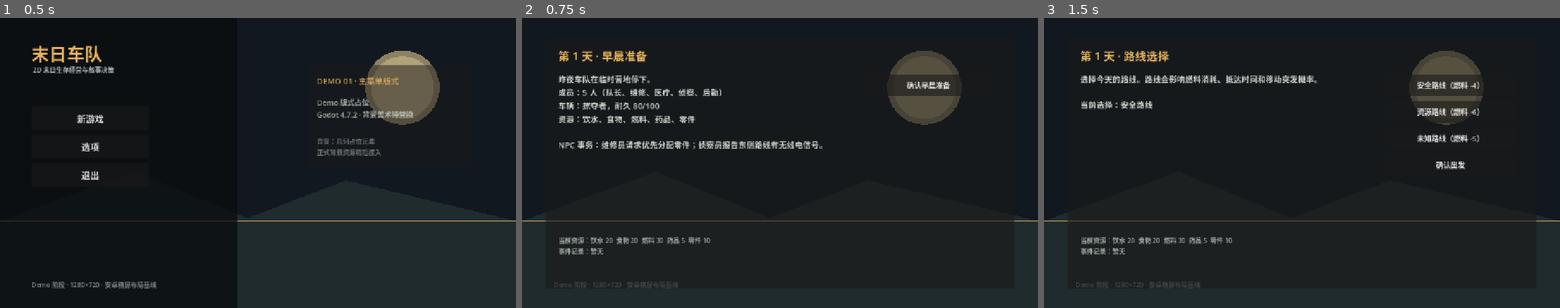
Above: before the commit, frames 1-3 (left to right).
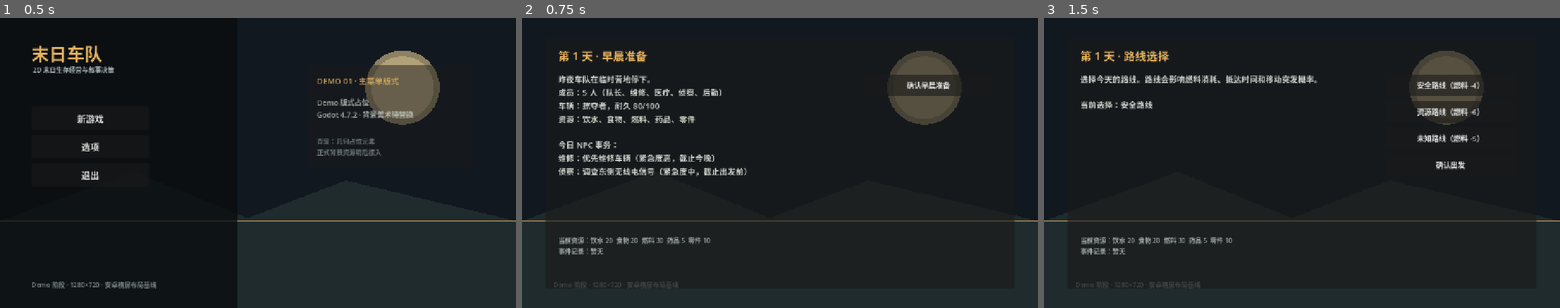
Above: after the commit, the same moments.

Repository: KaiKai306/doomsday-convoy-game
Game: Godot game, scene res://scenes/main.tscn
The game is run twice, just before and just after one commit, with the same random seed, the same clock (stepped at 60 frames per second) and the same inputs.
Inputs:
- Up to frame 1 (0.5 s): no input
- Up to frame 2 (0.75 s): click "新游戏" at 0.5 s
- Up to frame 3 (1.5 s): click "确认早晨准备" at 1.25 s

Frame 1 is identical in both runs. In frame 2, 2.1% of the frame differs, in the area x 7-59%, y 42-55%; in frame 3, nothing differs.

Commit message:
feat: add structured morning npc transactions

Diff:
--- a/data/demo_content.json
+++ b/data/demo_content.json
@@ -18,6 +18,26 @@
     "durability": 80,
     "max_durability": 100
   },
+  "morning_transactions": [
+    {
+      "id": "repair_priority",
+      "speaker": "维修",
+      "need": "零件",
+      "goal": "优先维修车辆",
+      "urgency": "高",
+      "deadline": "今晚",
+      "result": "车辆耐久和移动安全性提高"
+    },
+    {
+      "id": "radio_signal",
+      "speaker": "侦察",
+      "need": "路线信息",
+      "goal": "调查东侧无线电信号",
+      "urgency": "中",
+      "deadline": "出发前",
+      "result": "可能获得资源路线线索"
+    }
+  ],
   "routes": {
     "安全路线": {"fuel_cost": 4},
     "资源路线": {"fuel_cost": 6},
--- a/src/core/day_loop.gd
+++ b/src/core/day_loop.gd
@@ -7,6 +7,7 @@
 var content: DemoContent
 var route_choice: String = "安全路线"
 var event_log: Array[String] = []
+var daily_transactions: Array = []
 
 func _init(game_state: GameState, demo_content: DemoContent) -> void:
 	state = game_state
@@ -16,6 +17,20 @@
 	state.reset(content.initial_resources())
 	route_choice = "安全路线"
 	event_log.clear()
+	daily_transactions = content.morning_transactions()
+
+func transaction_summary() -> String:
+	if daily_transactions.is_empty():
+		return "今日暂无 NPC 事务。"
+	var lines: Array[String] = []
+	for transaction in daily_transactions:
+		lines.append("%s：%s（紧急度%s，截止%s）" % [
+			transaction.get("speaker", "未知"),
+			transaction.get("goal", "暂无目标"),
+			transaction.get("urgency", "未知"),
+			transaction.get("deadline", "未知")
+		])
+	return "\n".join(lines)
 
 func choose_route(route_name: String) -> void:
 	if route_name not in ["安全路线", "资源路线", "未知路线"]:
--- a/src/core/demo_content.gd
+++ b/src/core/demo_content.gd
@@ -39,6 +39,9 @@
 		int(current_vehicle.get("max_durability", 0))
 	]
 
+func morning_transactions() -> Array:
+	return data.get("morning_transactions", []).duplicate(true)
+
 func route_fuel_cost(route_name: String) -> int:
 	var route: Dictionary = data.get("routes", {}).get(route_name, {})
 	return int(route.get("fuel_cost", 0))
--- a/src/ui/day_demo.gd
+++ b/src/ui/day_demo.gd
@@ -25,7 +25,7 @@
 
 	match next_phase:
 		GameState.Phase.MORNING:
-			phase_body.text = "昨夜车队在临时营地停下。\n成员：%s\n车辆：%s\n资源：饮水、食物、燃料、药品、零件\n\nNPC 事务：维修员请求优先分配零件；侦察员报告东侧路线有无线电信号。" % [day_loop.content.members_summary(), day_loop.content.vehicle_summary()]
+			phase_body.text = "昨夜车队在临时营地停下。\n成员：%s\n车辆：%s\n资源：饮水、食物、燃料、药品、零件\n\n今日 NPC 事务：\n%s" % [day_loop.content.members_summary(), day_loop.content.vehicle_summary(), day_loop.transaction_summary()]
 			_add_action("确认早晨准备", func(): _show_phase(GameState.Phase.ROUTE_SELECTION))
 		GameState.Phase.ROUTE_SELECTION:
 			phase_body.text = "选择今天的路线。路线会影响燃料消耗、抵达时间和移动突发概率。\n\n当前选择：%s" % day_loop.route_choice
--- a/tests/run_day_loop_test.gd
+++ b/tests/run_day_loop_test.gd
@@ -12,6 +12,9 @@
 	_check(loop.content.members().size() == 5, "Demo 数据包含 5 名初始成员")
 	_check(loop.content.vehicle().get("name") == "掠夺者", "Demo 数据包含初始车辆")
 	_check(loop.content.route_fuel_cost("未知路线") == 5, "Demo 数据包含未知路线燃料消耗")
+	_check(loop.daily_transactions.size() == 2, "新游戏生成 2 条 NPC 当日事务")
+	_check(loop.daily_transactions[0].get("urgency") == "高", "第一条事务保留紧急度")
+	_check(loop.transaction_summary().contains("维修"), "事务摘要包含说话人")
 
 	loop.choose_route("未知路线")
 	loop.start_travel()
Not shown, changed: .docs/开发/05_开发进度交接.md
